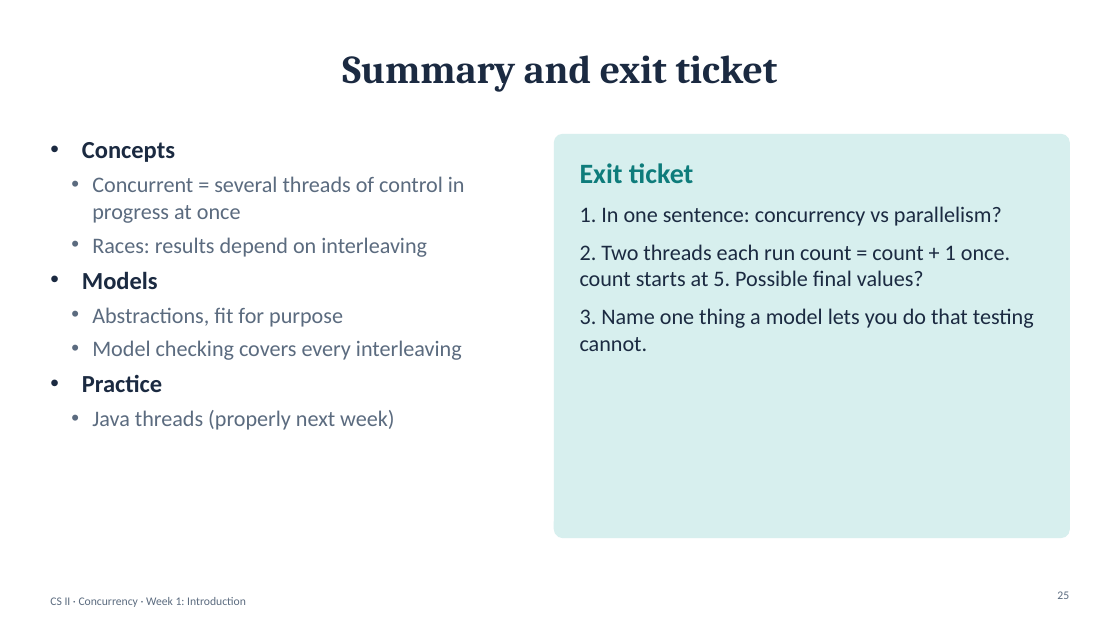
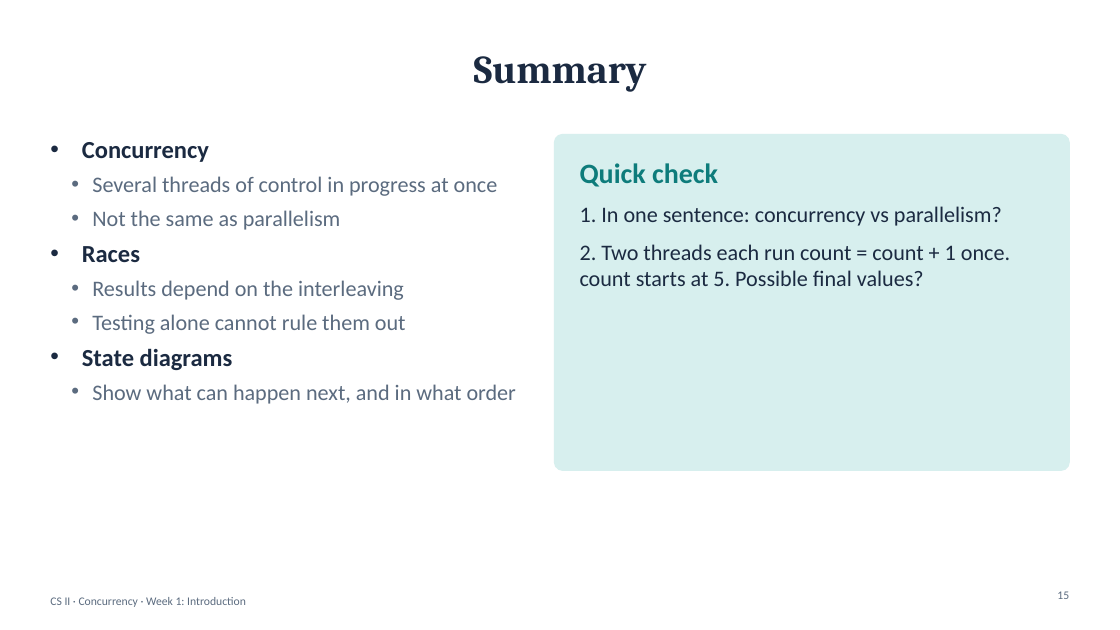
Before and after one commit to Beb200/okbu-progarming-nootbook, a slide deck: slide 15 of concurrency/course/week1-introduction/week1-slides.pptx (slide 25 before the commit). Drawn at 1120x630 pixels with LibreOffice and Linux fonts; fonts in the diff are those of the drawing. Boxes give left, top, right and bottom in pixels: in the first picture for what was removed or moved away, otherwise in the second. Text is boxed around its words. In the diff, an @@ line names an element or a change of style, - is before the commit and + after.

Commit message:
Update concurrency materials: Weeks 1 and 2 (100-minute in-class version)
Week 1 revised and Week 2 added under concurrency/course/: talk slides,
tutorial handouts, in-class exercises (Maven starter projects), optional
challenge projects, and the Week 2 demos. FSP/LTSA removed in favour of
hand-drawn state diagrams.

```diff
--- a/concurrency/course/week1-introduction/week1-slides.pptx
+++ b/concurrency/course/week1-introduction/week1-slides.pptx
@@ title at bbox=[474, 56, 647, 92]: text changed @@
-Summary and exit ticket
+Summary
@@ text at bbox=[82, 142, 516, 404]: text changed @@
-• Concepts
-  • Concurrent = several threads of control in progress at once
-  • Races: results depend on interleaving
-• Models
-  • Abstractions, fit for purpose
-  • Model checking covers every interleaving
-• Practice
-  • Java threads (properly next week)
+• Concurrency
+  • Several threads of control in progress at once
+  • Not the same as parallelism
+• Races
+  • Results depend on the interleaving
+  • Testing alone cannot rule them out
+• State diagrams
+  • Show what can happen next, and in what order
@@ rounded rectangle: place and size @@
-rounded rectangle at bbox=[555, 134, 1070, 538]
+rounded rectangle at bbox=[555, 134, 1070, 471]
@@ rounded rectangle at bbox=[555, 134, 1070, 471]: proportions changed @@
@@ text at bbox=[580, 163, 718, 187]: text changed @@
-Exit ticket
+Quick check
@@ text at bbox=[580, 308, 1034, 351]: paragraph removed @@
-3. Name one thing a model lets you do that testing cannot.
```
Also in this commit, not shown: 3 other slides changed, 2 slides added, 12 slides removed, 32 other files.
